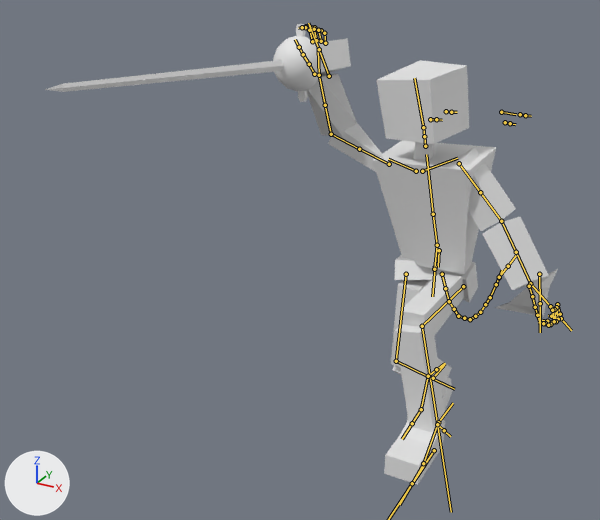
The FBX model Unity/Assets/TheGame/Placeholder/TheChosenOne01.fbx, before and after one commit.
One viewpoint serves both versions: a 50 mm camera at (0.94, -2.92, 2.23) aimed at (-0.38, -0.53, 1.04). The lights are fixed; the arrows at lower left show +X, +Y and +Z. Both versions are drawn at frame 46 of the action 'Armature|Combat_FerventAnger'; the numbers are the values there. The bones that bend it are drawn over the model as lines.

Objects in the first picture: 'Rapier01_Cube', 'TheChosenOne'.
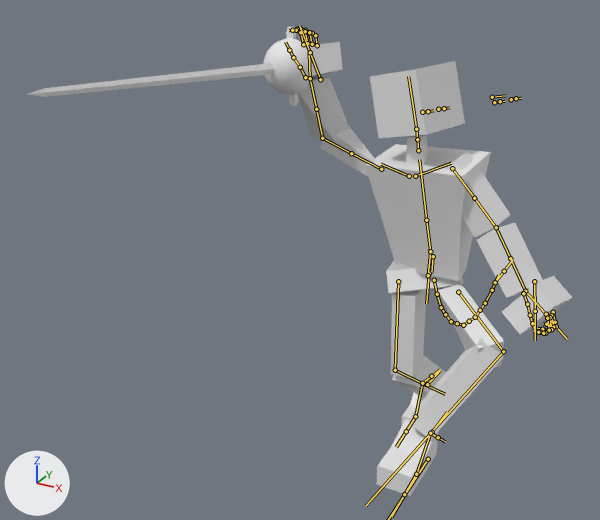
What the commit changed:
Bone 'root' (bone_root) moves from (0.0, 0.0, 0.0) to (0.0, 0.07, 0.0).
Bone 'HipControl' (bone_hipcontrol) turns from (0, 0, 0) to (0, -5, 0) degrees about its own x, y and z.
Bone 'Femur.R' (bone_femur_r) turns from (10, 4, 3) to (11, 3, -1) degrees about its own x, y and z.
Bone 'Tibia.R' (bone_tibia_r) turns from (34, 0, -1) to (32, 0, -2) degrees about its own x, y and z.
Bone 'Femur.L' (bone_femur_l) turns from (-79, 3, -3) to (-63, -32, -20) degrees about its own x, y and z.
Bone 'Tibia.L' (bone_tibia_l) turns from (75, 3, -6) to (54, -19, 50) degrees about its own x, y and z.
Bone 'Neck.001' (bone_neck_001) turns from (2, 27, 9) to (21, 25, 11) degrees about its own x, y and z.
Bone 'Eye.R' (bone_eye_r) turns from (0, -11, 15) to (0, 4, 14) degrees about its own x, y and z.
Bone 'Eye.L.001' (bone_eye_l_001) turns from (0, -11, 15) to (0, 4, 14) degrees about its own x, y and z.
Bone 'Tarsals.L' (bone_tarsals_l) turns from (0, 0, 0) to (3, 0, 0) degrees about its own x, y and z.

Changed parts and their boxes (x1, y1, x2, y2) in the pictures (600 x 520 px):
'TheChosenOne', posed (9% wider): before (307, 38, 558, 485); after (298, 42, 572, 496)
'Rapier01_Cube', posed: before (45, 24, 321, 102); after (26, 27, 312, 106)
bone 'HipControl', root to tip: before (435, 267) to (432, 296); after (429, 273) to (426, 303)
bone 'Femur.R', root to tip: before (406, 274) to (396, 361); after (398, 281) to (395, 370)
bone 'Tibia.R', root to tip: before (396, 361) to (428, 376); after (395, 370) to (422, 383)
bone 'Femur.L', root to tip: before (463, 286) to (422, 326); after (458, 292) to (503, 351)
bone 'Tibia.L', root to tip: before (422, 326) to (437, 424); after (503, 351) to (430, 433)
bone 'Neck.001', root to tip: before (425, 146) to (424, 136); after (418, 150) to (417, 139)
bone 'Eye.R', root to tip: before (430, 119) to (436, 119); after (422, 112) to (428, 111)
bone 'Eye.L.001', root to tip: before (446, 111) to (451, 112); after (438, 109) to (444, 108)
bone 'Tarsals.L', root to tip: before (423, 463) to (437, 424); after (416, 474) to (430, 433)
